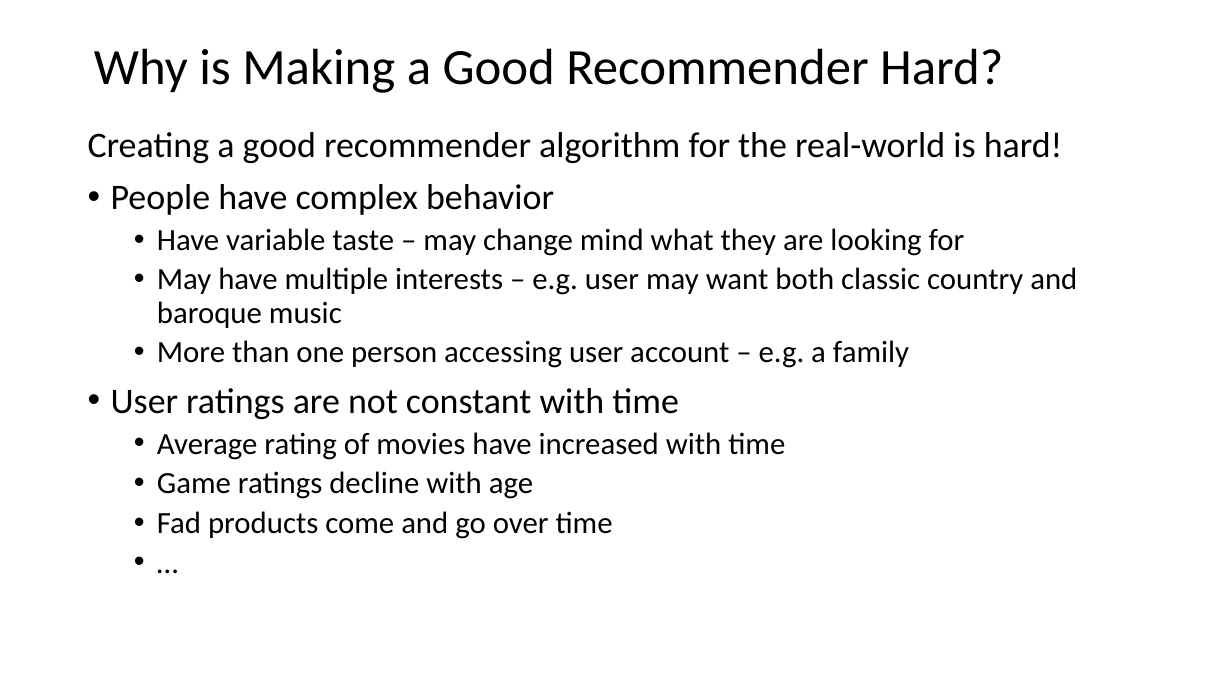
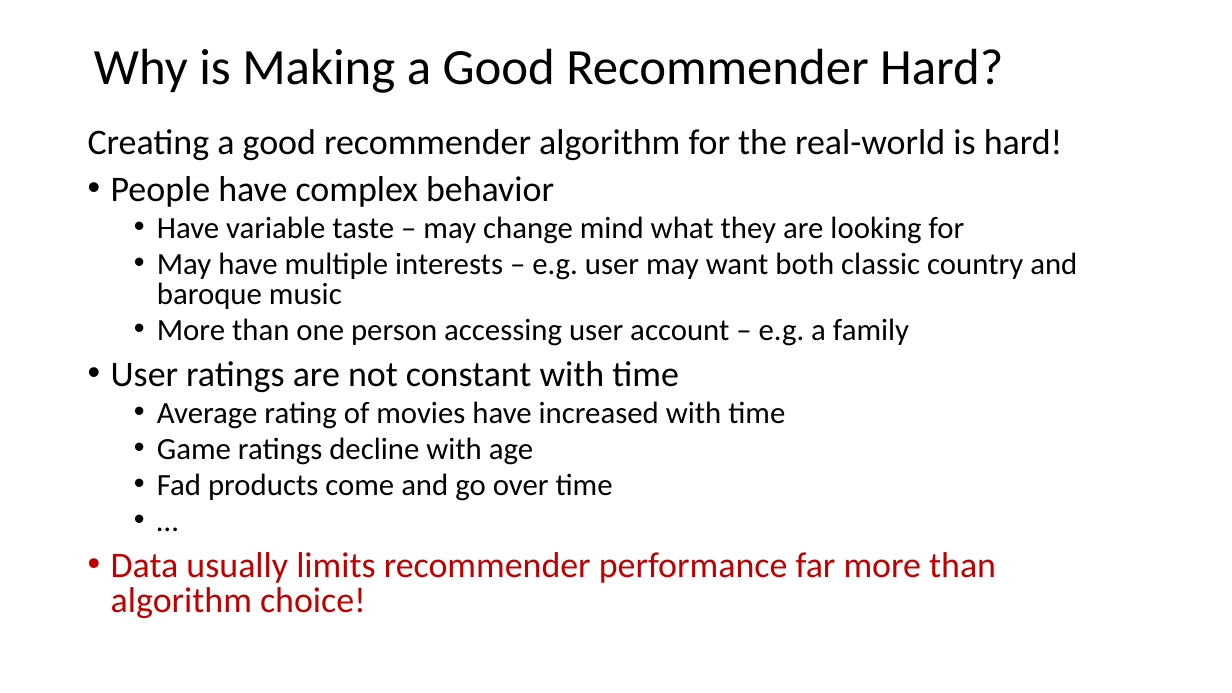
Before and after one commit to StephenElston/CSCI-E-108, a slide deck: slide 10 of slides/7_RecommenderSystems.pptx. Drawn at 1232x693 pixels with LibreOffice and Linux fonts; fonts in the diff are those of the drawing. Boxes give left, top, right and bottom in pixels: in the first picture for what was removed or moved away, otherwise in the second. Text is boxed around its words. In the diff, an @@ line names an element or a change of style, - is before the commit and + after.

```diff
--- a/slides/7_RecommenderSystems.pptx
+++ b/slides/7_RecommenderSystems.pptx
@@ text at (88,129,1077,501): line spacing 0.9 to 0.8 @@
@@ text at (111,552,996,618): paragraph added @@
+• Data usually limits recommender performance far more than algorithm choice!
```
Also in this commit, not shown: 3 other slides changed.
